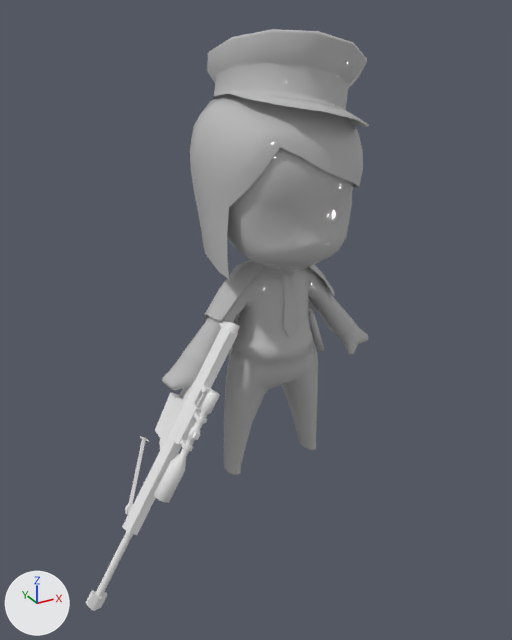
Renders of the FBX model Assets/Resources/character/Vesti/FBX/SMG_Idle.fbx from each side of a commit.
Before and after are seen from a 50 mm lens placed at (-1.4, -2.41, 1.89), pointed at (-0.22, -0.26, 0.82). The lights are fixed; the arrows at lower left show +X, +Y and +Z. Where no turn or scale is listed for an object, it has been applied to the vertices.

The first picture shows 'SR', 'VBody', 'VCape', 'VHair', 'VHat', 'VHead'.
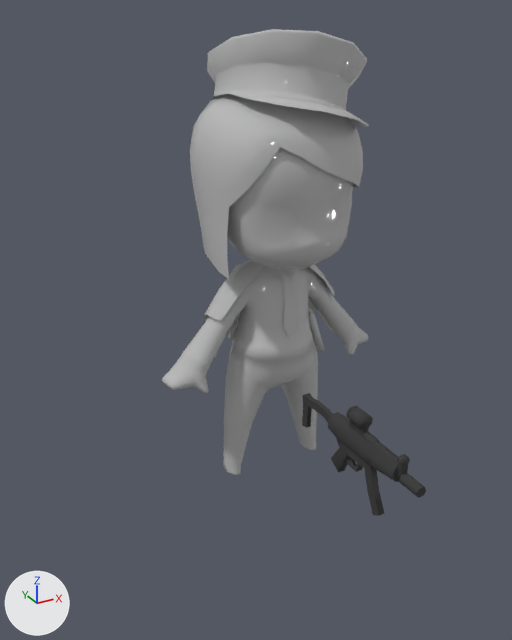
Patch to the scene script:
```diff
--- a/Assets/Resources/character/Vesti/FBX/SMG_Idle.fbx.py
+++ b/Assets/Resources/character/Vesti/FBX/SMG_Idle.fbx.py
@@ mat_shirts @@
+mat_shirts = principled_material('Shirts')
+mat_shirts.base_color = (0.0395, 0.0395, 0.0395)  # black #383838
+mat_shirts.roughness = 0.9
@@ me_mesh_009_1 @@
+me_mesh_009_1.from_pydata(...)  # 216 vertices, 432 faces; spans x -0.03..0.03, y -0.431..0.276, z -0.128..0.24
+me_mesh_009_1.materials.append(mat_shirts)  # black #383838
@@ ob_sr @@
-ob_sr = bpy.data.objects.new('SR', me_mesh_009)
-ob_sr.location = (-0.368, 0.017, 0.515)
@@ ob_mp5 @@
+ob_mp5 = bpy.data.objects.new('MP5', me_mesh_009_1)
+ob_mp5.location = (0.0, -0.556, 0.317)
```

Pixel boxes (x1, y1, x2, y2) of what changed, in the pictures (512 x 640 px):
'SR', deleted: before (86, 321, 240, 611)
'MP5', added (black): after (302, 393, 426, 516)
